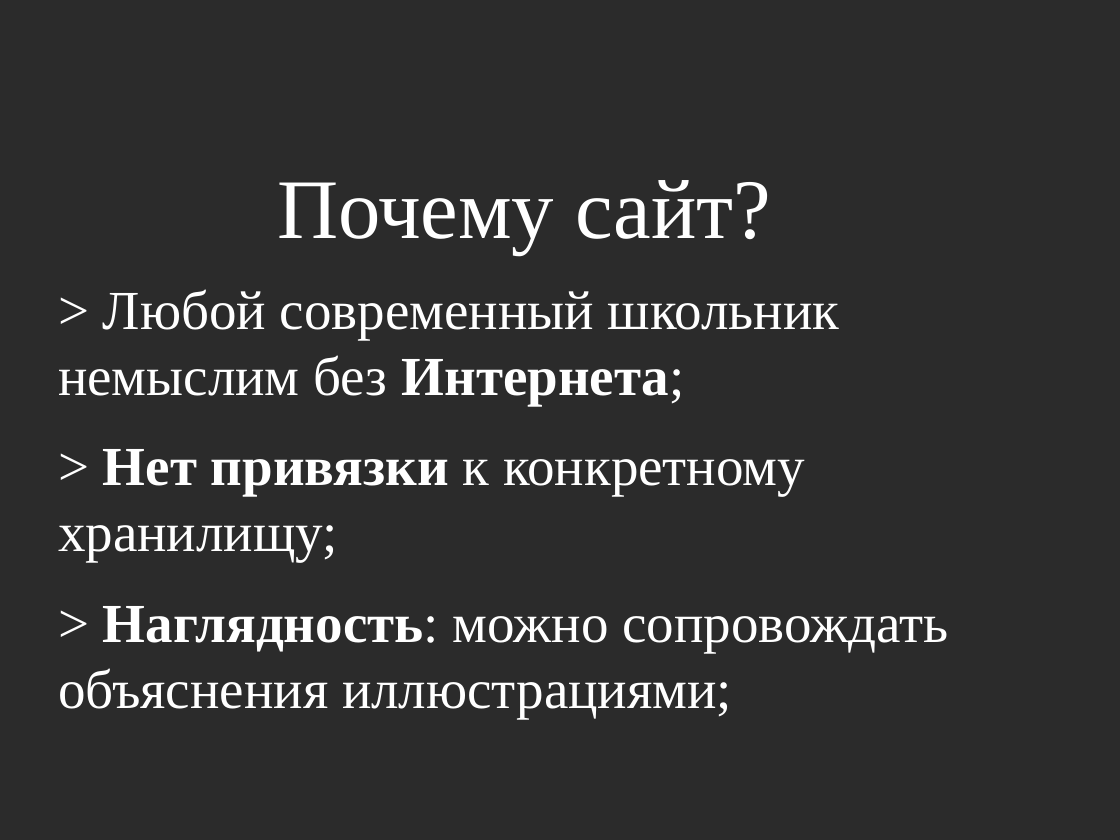
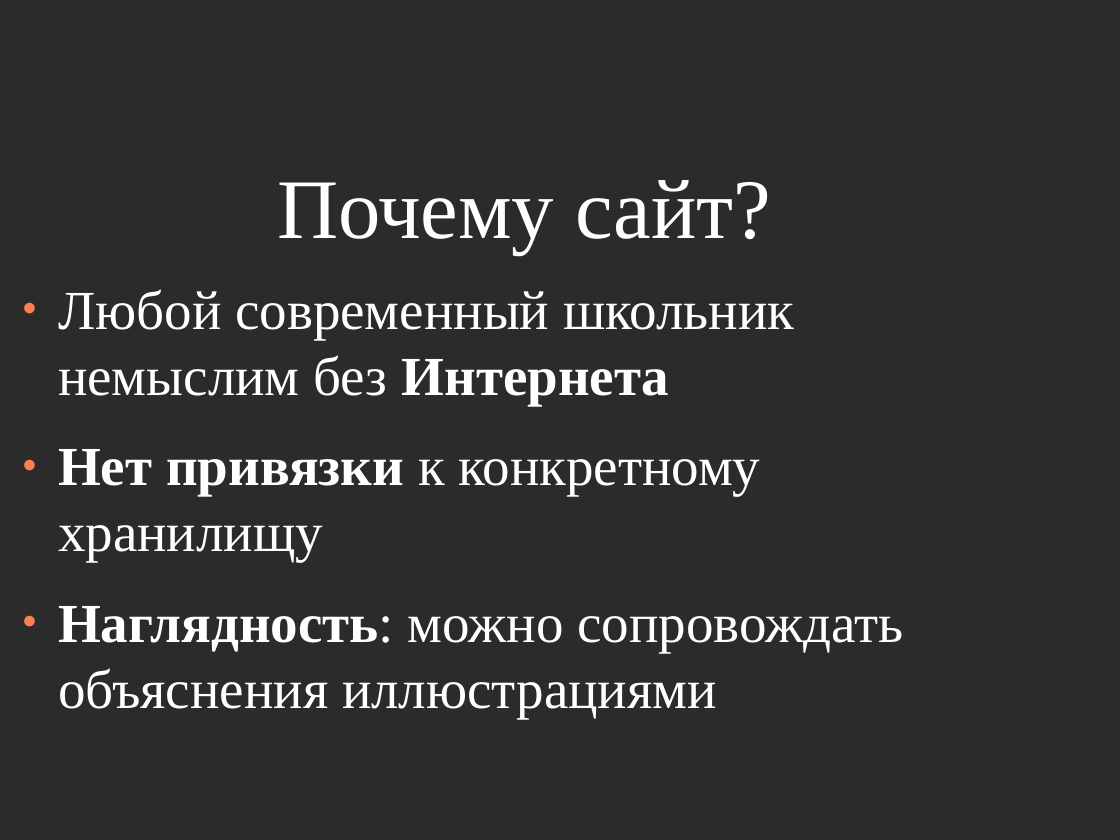
Before and after one commit to Mirovengil/school_project, a slide deck: slide 7 of project_page/Презентация/Шаблон.odp (slide 6 before the commit). Drawn at 1120x840 pixels with LibreOffice and Linux fonts; fonts in the diff are those of the drawing; background and template pictures are left out; a plain dark background stands for a picture behind light text. Boxes give left, top, right and bottom in pixels: in the first picture for what was removed or moved away, otherwise in the second. Text is boxed around its words. In the diff, an @@ line names an element or a change of style, - is before the commit and + after.

```diff
--- a/project_page/Презентация/Шаблон.odp
+++ b/project_page/Презентация/Шаблон.odp
@@ text at (58,289,904,718): text changed @@
-> Любой современный школьник немыслим без Интернета;
-> Нет привязки к конкретному хранилищу;
-> Наглядность: можно сопровождать объяснения иллюстрациями;
+● Любой современный школьник немыслим без Интернета
+● Нет привязки к конкретному хранилищу
+● Наглядность: можно сопровождать объяснения иллюстрациями
```
Also in this commit, not shown: 7 other slides changed, 3 slides added, 7 other files.
